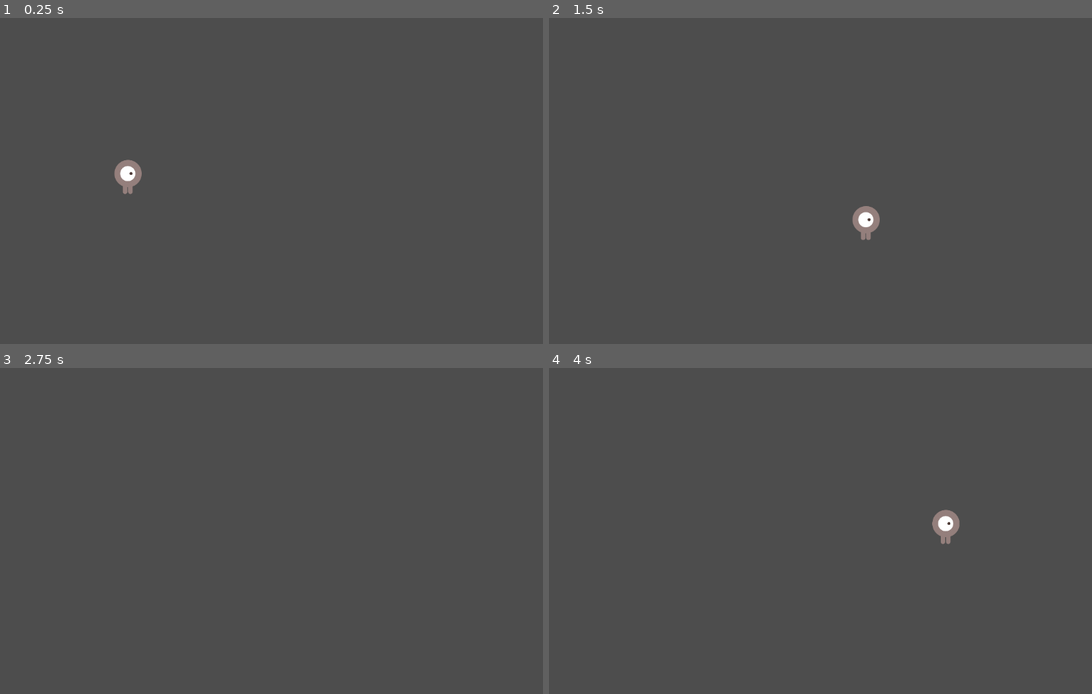
Above: before the commit, frames 1-4 (two rows, left to right).
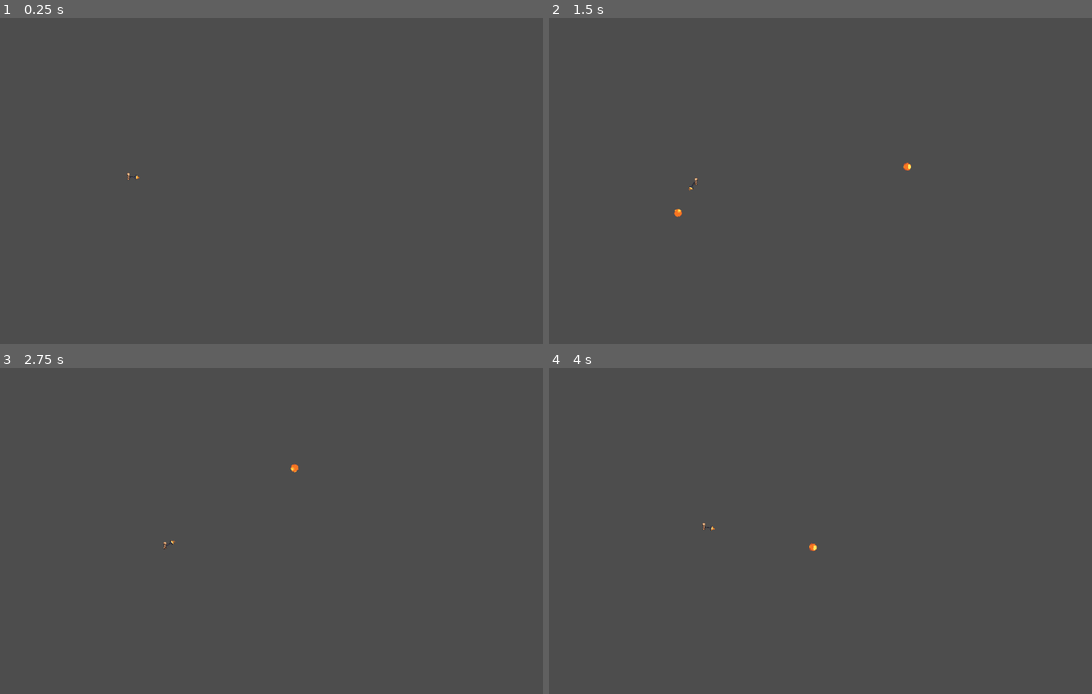
Above: after the commit, the same moments.

Repository: MadeInShineA/goose-defender
Game: Godot game, scene res://game.tscn
The game is run twice, just before and just after one commit, with the same random seed, the same clock (stepped at 60 frames per second) and the same inputs. Before the commit the project has no main scene; this scene is started directly in both runs.
Inputs (mouse positions are in pixels of both pictures, inside the frame that each line leads up to):
- Up to frame 1 (0.25 s): no input
- Up to frame 2 (1.5 s): tap Enter at 0.5 s; move the mouse to (929, 164) at 0.52 s; hold D (moving_right) 0.53-1.28 s; click (929, 164) at 0.6 s; move the mouse to (684, 197) at 1.27 s; hold S (moving_down) from 1.28 s (still down); click (684, 197) at 1.35 s
- Up to frame 3 (2.75 s): move the mouse to (309, 459) at 2.02 s; release S (moving_down) at 2.03 s; hold D (moving_right) from 2.03 s (still down); click (309, 459) at 2.1 s
- Up to frame 4 (4 s): move the mouse to (771, 596) at 2.77 s; release D (moving_right) at 2.78 s; hold W (moving_up) 2.78-3.53 s; click (771, 596) at 2.85 s; move the mouse to (977, 579) at 3.52 s; hold A (moving_left) from 3.53 s (still down); click (977, 579) at 3.6 s

The runs differ from the first frame. In frame 1, 0.4% of the frame differs, in the area x 21-27%, y 43-55%; in frame 2, 0.4%, in the area x 23-67%, y 44-69%; in frame 3, less than 0.1%; in frame 4, 0.4%.

Commit message:
Cleaned the walking orientation + staff position depending on the mouse cursor position

Diff:
--- a/player.gd
+++ b/player.gd
@@ -1,28 +1,31 @@
 extends CharacterBody2D
 
-
-const MAX_SPEED: int = 500
+const MAX_SPEED: int = 50
 const ACCELERATION: int = 10000
 const FRICTION: int = 100000
 
-@onready var sprite: Sprite2D = $Sprite2D
-@onready var animation_player: AnimationPlayer = $AnimationPlayer
-
+@onready var animation_player: AnimatedSprite2D = $AnimatedSprite2D
+@onready var staff: Node2D = $staff
+@onready var right_staff_position: Node2D = $right_staff_position
+@onready var left_staff_position: Node2D = $left_staff_position
 
 func _process(delta: float) -> void:
-	#if get_global_mouse_position().x < global_position.x:
-		#sprite.flip_h = true
-	#else:
-		#sprite.flip_h = false
+	var direction = Input.get_vector("moving_left", "moving_right", "moving_up", "moving_down")
 
-	var direction = Input.get_vector("moving_left", "moving_right", "moving_up", "moving_down")
-	if direction:
+	if direction.length() > 0:
 		velocity.x = move_toward(velocity.x, MAX_SPEED * direction.x, ACCELERATION * delta)
 		velocity.y = move_toward(velocity.y, MAX_SPEED * direction.y, ACCELERATION * delta)
-		#animation_player.play("run")
 	else:
-		velocity.x = move_toward(velocity.x, MAX_SPEED * direction.x, FRICTION * delta)
-		velocity.y = move_toward(velocity.y, MAX_SPEED * direction.y, FRICTION * delta)
-		#animation_player.play("idle")
+		velocity.x = move_toward(velocity.x, 0, FRICTION * delta)
+		velocity.y = move_toward(velocity.y, 0, FRICTION * delta)
 
 	move_and_slide()
+
+	# Determine direction based on mouse position
+	var mouse_position = get_global_mouse_position()
+	if mouse_position.x < global_position.x:
+		animation_player.play("right")
+		staff.position = left_staff_position.position
+	else:
+		animation_player.play("left")
+		staff.position = right_staff_position.position
--- a/player.tscn
+++ b/player.tscn
@@ -1,48 +1,102 @@
-[gd_scene load_steps=8 format=3 uid="uid://0ivogf4nn6u6"]
+[gd_scene load_steps=14 format=3 uid="uid://0ivogf4nn6u6"]
 
 [ext_resource type="Script" uid="uid://dph8r1fa6o7oi" path="res://player.gd" id="1_sweqy"]
-[ext_resource type="Texture2D" uid="uid://cjqqf671ms5hd" path="res://art/playerGrey_up1.png" id="2_2hs0m"]
-[ext_resource type="Texture2D" uid="uid://cgb0dvdqt0skn" path="res://art/playerGrey_up2.png" id="3_1jxqw"]
-[ext_resource type="Texture2D" uid="uid://denpflu61iid" path="res://art/playerGrey_walk1.png" id="4_dw050"]
-[ext_resource type="Texture2D" uid="uid://cnrb3kp6qfaf0" path="res://art/playerGrey_walk2.png" id="5_b26j0"]
+[ext_resource type="Texture2D" uid="uid://b6rlw71s26aas" path="res://sprites/char_a_p1_0bas_humn_v01.png" id="2_onrkg"]
+[ext_resource type="PackedScene" uid="uid://y8av8bqvegr8" path="res://staff.tscn" id="3_i3pqv"]
+
+[sub_resource type="AtlasTexture" id="AtlasTexture_1jxqw"]
+atlas = ExtResource("2_onrkg")
+region = Rect2(0, 384, 64, 64)
+
+[sub_resource type="AtlasTexture" id="AtlasTexture_dw050"]
+atlas = ExtResource("2_onrkg")
+region = Rect2(64, 384, 64, 64)
+
+[sub_resource type="AtlasTexture" id="AtlasTexture_b26j0"]
+atlas = ExtResource("2_onrkg")
+region = Rect2(128, 384, 64, 64)
+
+[sub_resource type="AtlasTexture" id="AtlasTexture_n7ghd"]
+atlas = ExtResource("2_onrkg")
+region = Rect2(192, 384, 64, 64)
+
+[sub_resource type="AtlasTexture" id="AtlasTexture_nvl01"]
+atlas = ExtResource("2_onrkg")
+region = Rect2(0, 448, 64, 64)
+
+[sub_resource type="AtlasTexture" id="AtlasTexture_ivps1"]
+atlas = ExtResource("2_onrkg")
+region = Rect2(64, 448, 64, 64)
+
+[sub_resource type="AtlasTexture" id="AtlasTexture_urp6f"]
+atlas = ExtResource("2_onrkg")
+region = Rect2(128, 448, 64, 64)
+
+[sub_resource type="AtlasTexture" id="AtlasTexture_bwjto"]
+atlas = ExtResource("2_onrkg")
+region = Rect2(192, 448, 64, 64)
 
 [sub_resource type="SpriteFrames" id="SpriteFrames_n7ghd"]
 animations = [{
 "frames": [{
 "duration": 1.0,
-"texture": ExtResource("2_2hs0m")
+"texture": SubResource("AtlasTexture_1jxqw")
 }, {
 "duration": 1.0,
-"texture": ExtResource("3_1jxqw")
+"texture": SubResource("AtlasTexture_dw050")
+}, {
+"duration": 1.0,
+"texture": SubResource("AtlasTexture_b26j0")
+}, {
+"duration": 1.0,
+"texture": SubResource("AtlasTexture_n7ghd")
 }],
 "loop": true,
-"name": &"up",
+"name": &"left",
 "speed": 5.0
 }, {
 "frames": [{
 "duration": 1.0,
-"texture": ExtResource("4_dw050")
+"texture": SubResource("AtlasTexture_nvl01")
 }, {
 "duration": 1.0,
-"texture": ExtResource("5_b26j0")
+"texture": SubResource("AtlasTexture_ivps1")
+}, {
+"duration": 1.0,
+"texture": SubResource("AtlasTexture_urp6f")
+}, {
+"duration": 1.0,
+"texture": SubResource("AtlasTexture_bwjto")
 }],
 "loop": true,
-"name": &"walk",
+"name": &"right",
 "speed": 5.0
 }]
 
 [sub_resource type="CapsuleShape2D" id="CapsuleShape2D_nvl01"]
-radius = 27.4314
-height = 69.9131
+radius = 3.9936
+height = 15.987
 
 [node name="Player" type="CharacterBody2D"]
 script = ExtResource("1_sweqy")
 
 [node name="AnimatedSprite2D" type="AnimatedSprite2D" parent="."]
-scale = Vector2(0.5, 0.5)
+position = Vector2(0.5, 0.5)
+scale = Vector2(0.484375, 0.484375)
 sprite_frames = SubResource("SpriteFrames_n7ghd")
-animation = &"walk"
+animation = &"left"
 
 [node name="CollisionShape2D" type="CollisionShape2D" parent="."]
+position = Vector2(0, -1)
 rotation = 0.00632393
 shape = SubResource("CapsuleShape2D_nvl01")
+
+[node name="left_staff_position" type="Marker2D" parent="."]
+position = Vector2(-3, 0)
+
+[node name="right_staff_position" type="Marker2D" parent="."]
+position = Vector2(3, 0)
+
+[node name="staff" parent="." instance=ExtResource("3_i3pqv")]
+position = Vector2(3, -5.96046e-08)
+scale = Vector2(1, 1)
--- a/project.godot
+++ b/project.godot
@@ -11,12 +11,15 @@
 [application]
 
 config/name="goose-defender"
-run/main_scene="res://main.tscn"
+run/main_scene="uid://cmg7usyb3ym41"
 config/features=PackedStringArray("4.4", "Forward Plus")
 config/icon="res://icon.svg"
 
+[display]
+
+window/size/mode=3
+
 [input]
-
 
 moving_right={
 "deadzone": 0.2,
@@ -39,7 +42,6 @@
 "events": [Object(InputEventKey,"resource_local_to_scene":false,"resource_name":"","device":-1,"window_id":0,"alt_press …(191 unchanged characters)…
 ]
 }
-
 fire={
 "deadzone": 0.2,
 "events": [Object(InputEventMouseButton,"resource_local_to_scene":false,"resource_name":"","device":-1,"window_id":0,"a …(253 unchanged characters)…
--- a/staff.gd
+++ b/staff.gd
@@ -5,12 +5,7 @@
 
 func _process(delta: float) -> void:
 	look_at(get_global_mouse_position())
-	"""
-	if rotation_degrees > 90 and rotation_degrees < 270:
-		scale.y = -1
-	else:
-		scale.y = 1
-	"""
+
 	if Input.is_action_just_pressed("fire"):
 		var projectile_instance = PROJECTILE.instantiate()
 		get_tree().root.add_child(projectile_instance)
Binary file added: sprites/char_a_p1_0bas_humn_v01.png
Not shown, added: sprites/char_a_p1_0bas_humn_v01.png.import
